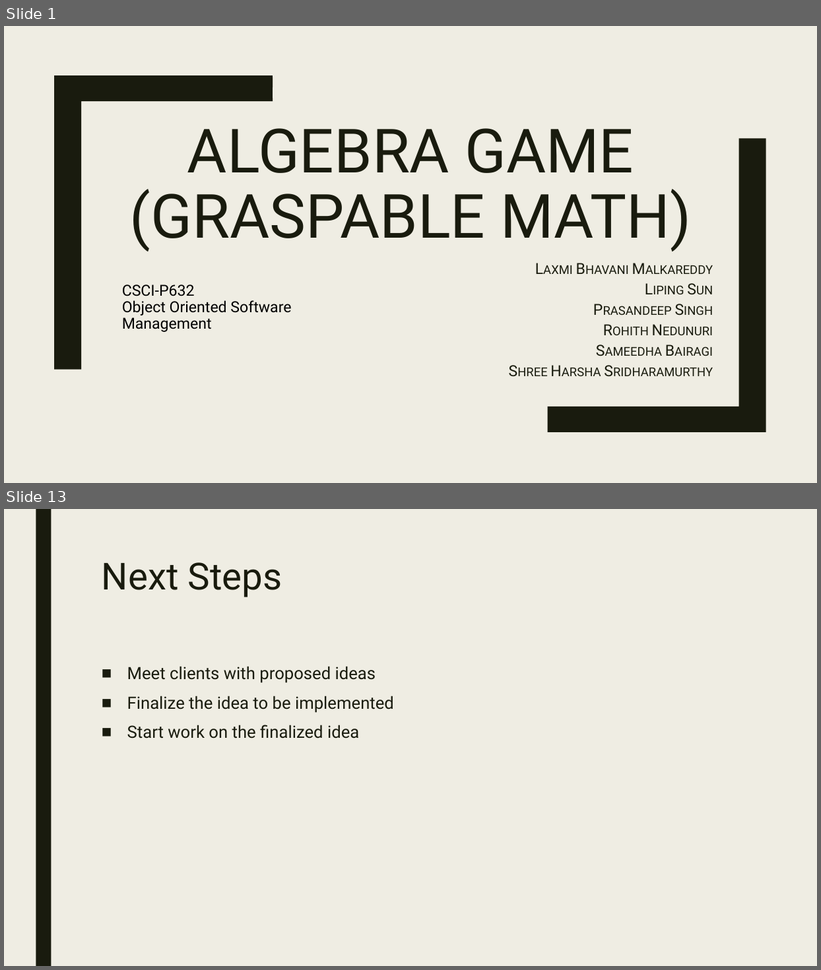
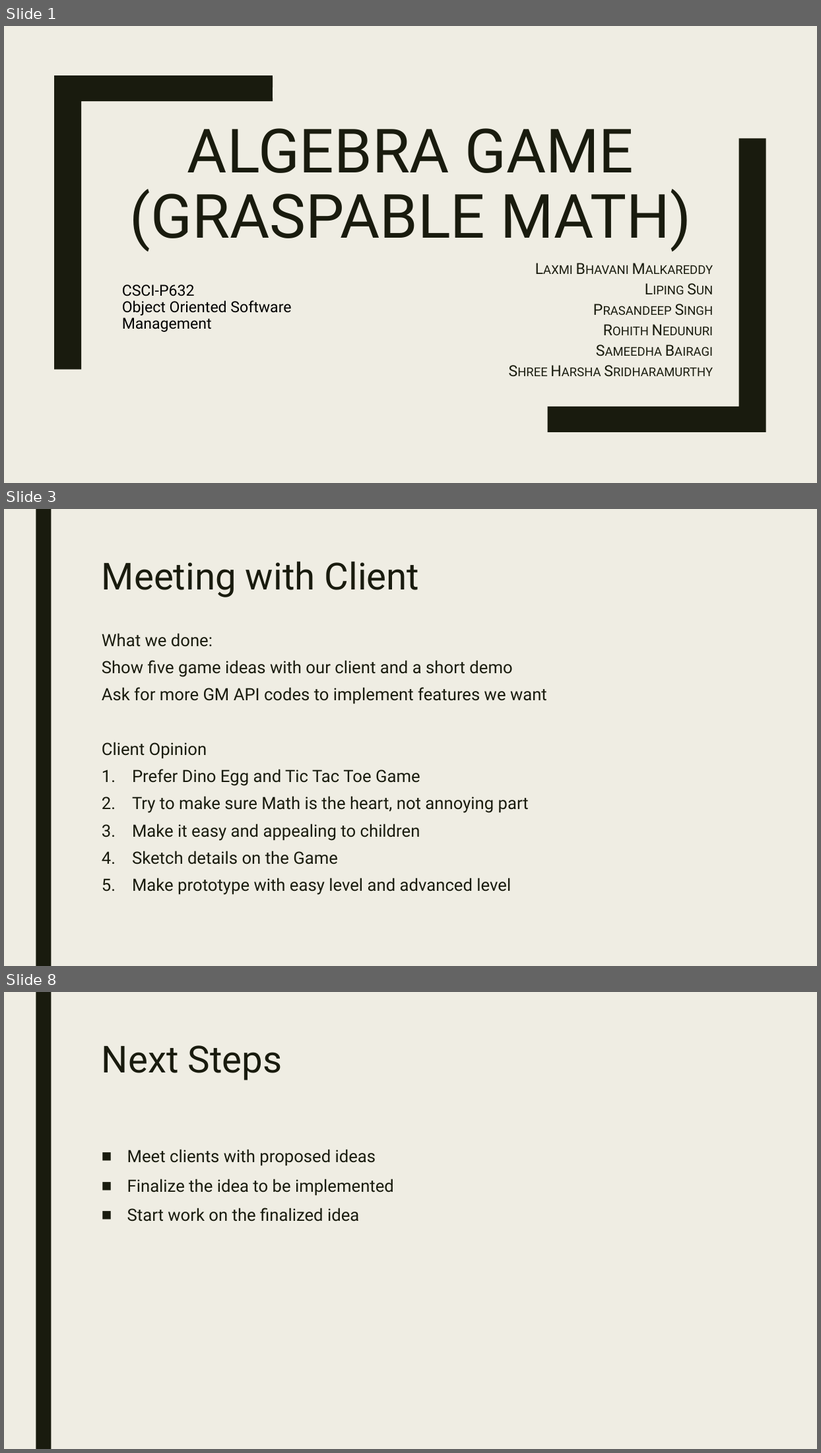
Before and after one commit to eweitnauer/gm-play-iub-2017, a slide deck: demo_1/docs/GM_One.pptx. Shown one above the other, each under a label of ours: slides 1 and 13 before the commit, slides 1, 3 and 8 after it; the slides between them are not shown. The pictures are 821x970 and 821x1453 pixels, drawn with LibreOffice and Linux fonts; fonts in the diff are those of the drawing. Boxes give left, top, right and bottom in pixels: in the first picture for what was removed or moved away, otherwise in the second. Text is boxed around its words. In the diff, an @@ line names an element or a change of style, - is before the commit and + after.

```diff
--- a/demo_1/docs/GM_One.pptx
+++ b/demo_1/docs/GM_One.pptx
@@ slide 3 added at box(4, 509, 817, 966), background #EFEDE3; not listed: 1 template element that a slide beside it also shows @@
@@ title added at box(102, 561, 420, 597), 44 pt, text #191B0E @@
+Meeting with Client
@@ text added at box(102, 633, 547, 895), 20 pt, text #191B0E @@
+What we done:
+Show five game ideas with our client and a short demo
+Ask for more GM API codes to implement features we want
+Client Opinion
+1. Prefer Dino Egg and Tic Tac Toe Game
+2. Try to make sure Math is the heart, not annoying part
+3. Make it easy and appealing to children
+4. Sketch details on the Game
+5. Make prototype with easy level and advanced level
@@ what was slide 13 is now slide 8 @@
```
Also in this commit, not shown: 3 slides changed, 3 other slides added, 9 slides removed, 3 other files.
